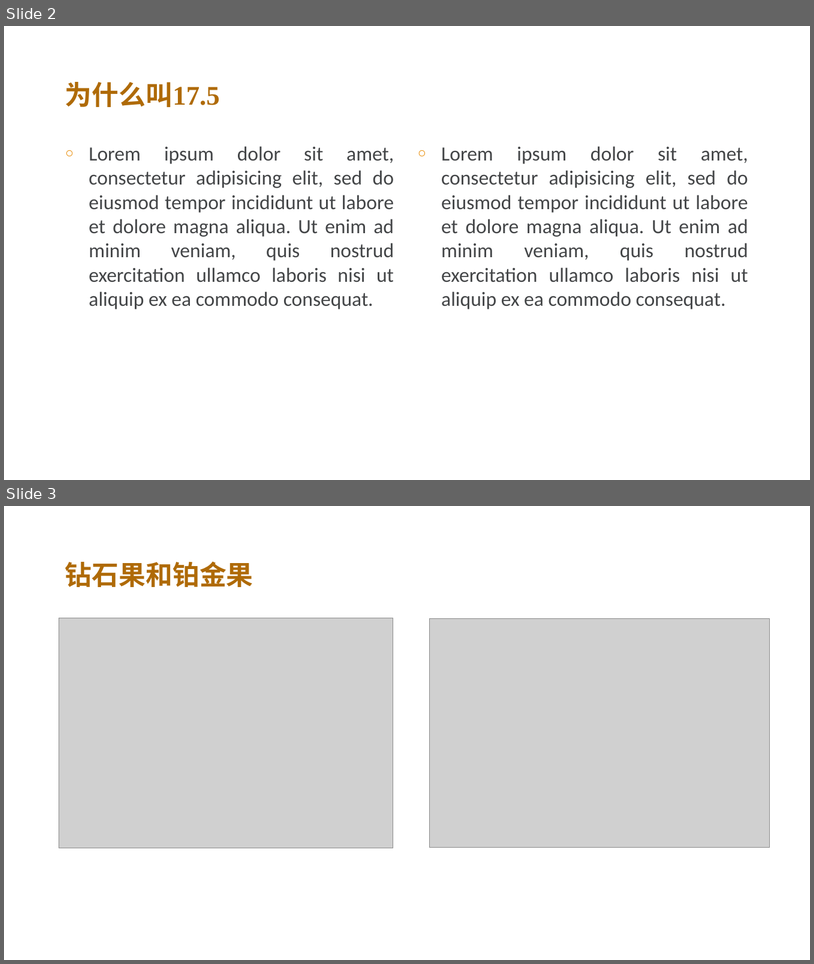
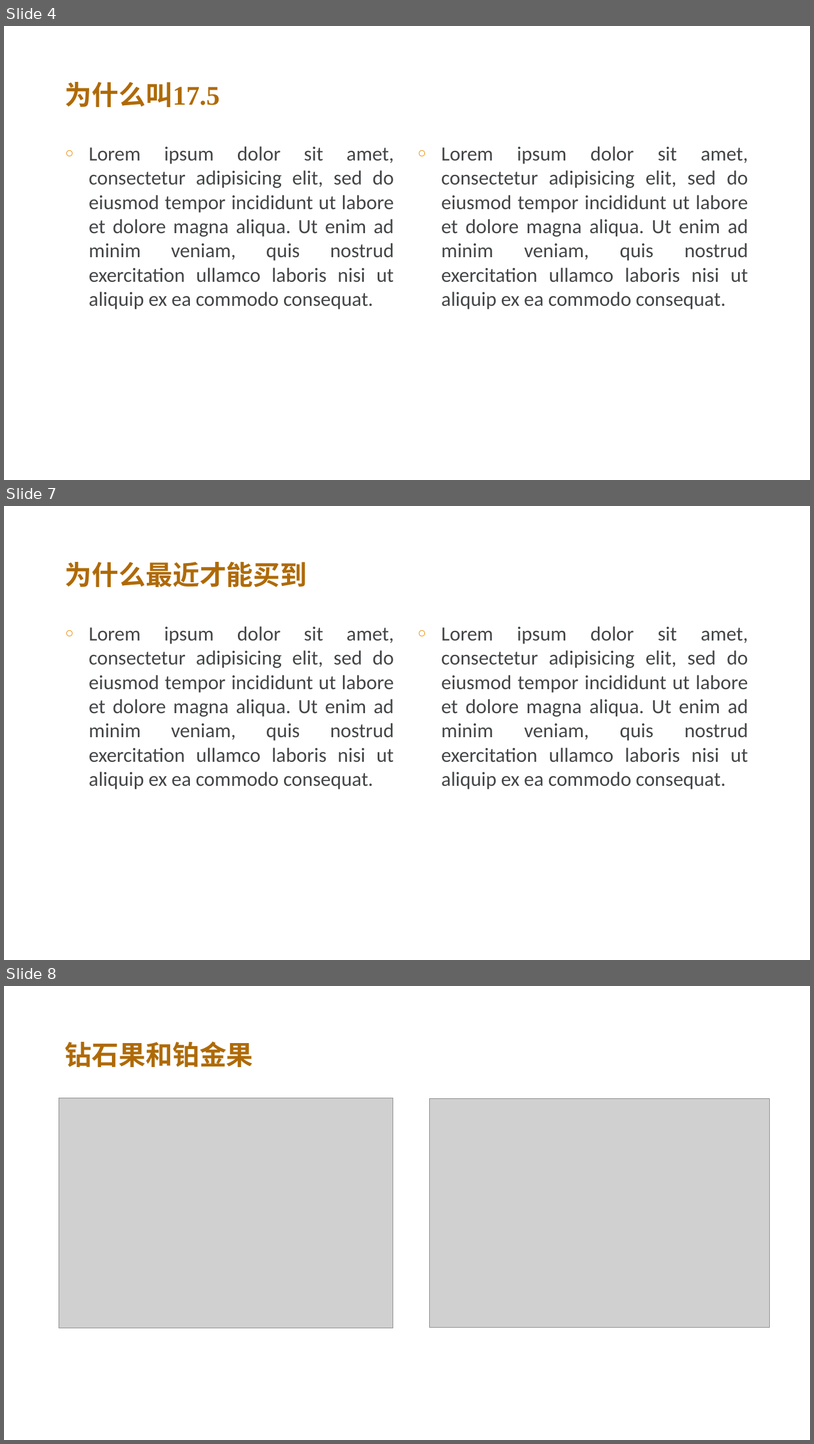
Before and after one commit to FredJiangFei/freetalk, a slide deck: 17.5/橙子.pptx. Shown one above the other, each under a label of ours: slides 2 and 3 before the commit, slides 4, 7 and 8 after it; the slides between them are not shown. The pictures are 814x964 and 814x1444 pixels, drawn with LibreOffice and Linux fonts; fonts in the diff are those of the drawing; grey boxes stand for pictures; background and template pictures are left out. Boxes give left, top, right and bottom in pixels: in the first picture for what was removed or moved away, otherwise in the second. Text is boxed around its words. In the diff, an @@ line names an element or a change of style, - is before the commit and + after.

```diff
--- a/17.5/橙子.pptx
+++ b/17.5/橙子.pptx
@@ slide 7 added at [4, 506, 810, 960], background picture (left out); not listed: 1 template element that a slide beside it also shows @@
@@ text added at [65, 562, 307, 587], 32 pt, text #AF6A07, bold @@
+为什么最近才能买到
@@ text added at [89, 626, 394, 789], 24 pt, text #434547 @@
+○ Lorem ipsum dolor sit amet, consectetur adipisicing elit, sed do eiusmod tempor incididunt ut labore et dolore magna aliqua. Ut enim ad minim veniam, quis nostrud exercitation ullamco laboris nisi ut aliquip ex ea commodo consequat.
@@ text added at [441, 626, 749, 789], 24 pt, text #434547 @@
+○ Lorem ipsum dolor sit amet, consectetur adipisicing elit, sed do eiusmod tempor incididunt ut labore et dolore magna aliqua. Ut enim ad minim veniam, quis nostrud exercitation ullamco laboris nisi ut aliquip ex ea commodo consequat.
@@ what was slide 2 is now slide 4 @@
@@ what was slide 3 is now slide 8 @@
```
Also in this commit, not shown: 1 slide changed, 8 other slides added.
